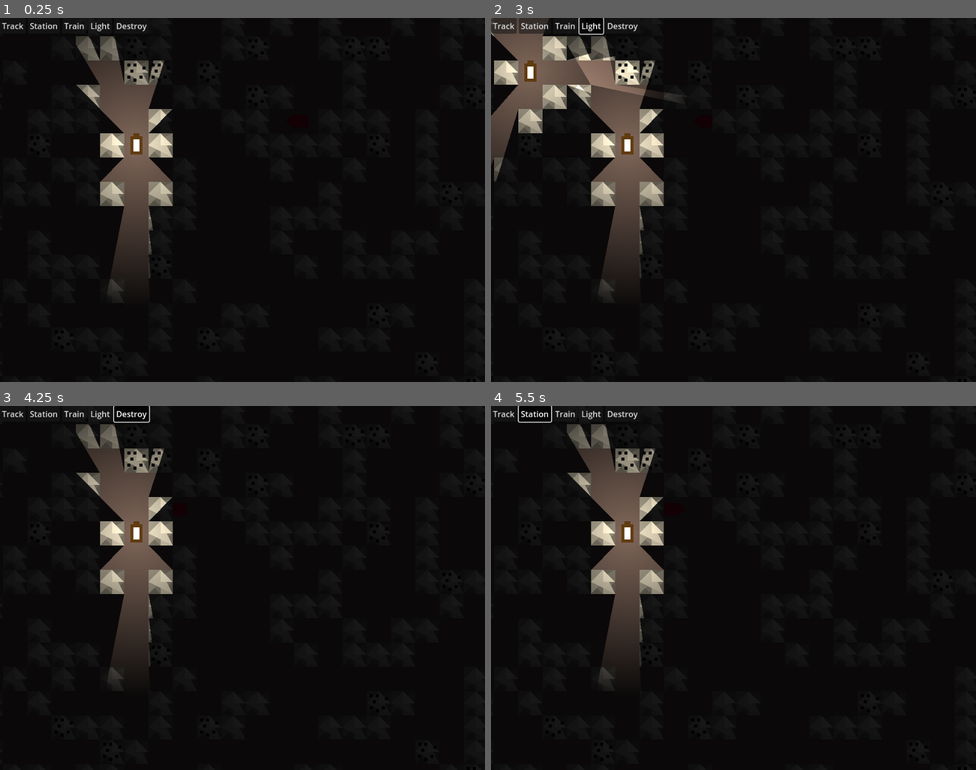
Above: before the commit, frames 1-4 (two rows, left to right).
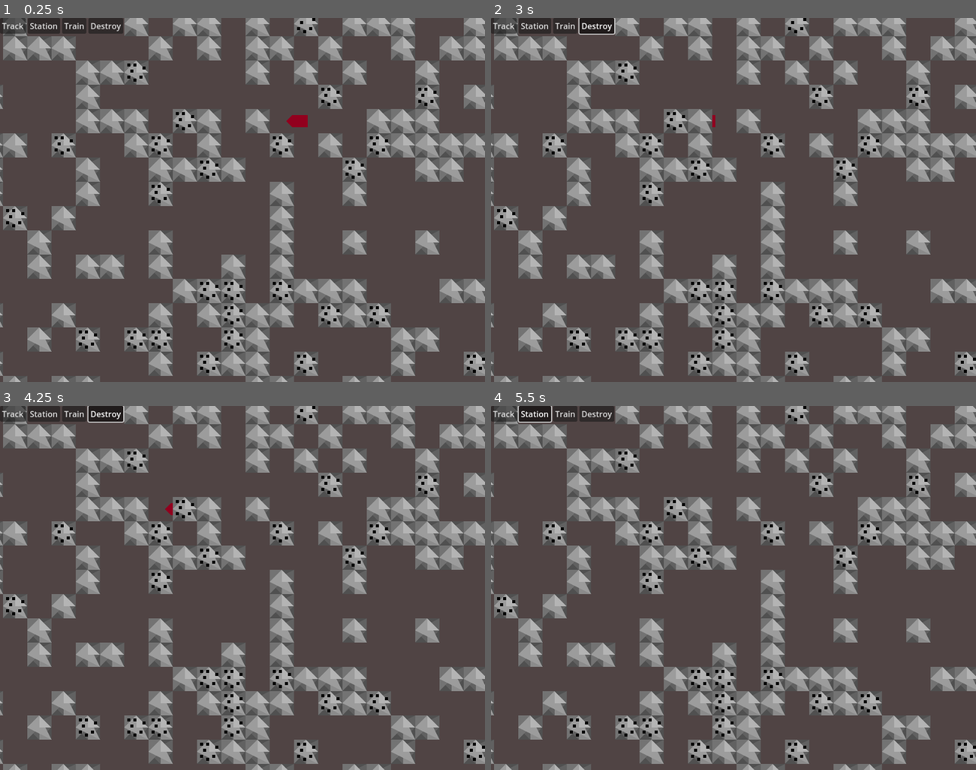
Above: after the commit, the same moments.

Repository: Godsmith/trainfinity3
Game: Godot game, scene res://scenes/overground.tscn
Two runs of this game, one before a commit and one after it. Both use one fixed random seed, a clock stepped at 60 frames per second and the inputs below. Before the commit the project starts from res://scenes/game.tscn.
Inputs (mouse positions are in pixels of both pictures, inside the frame that each line leads up to):
- Up to frame 1 (0.25 s): no input
- Up to frame 2 (3 s): click "Track" at 0.5 s; click "Station" at 1.25 s; click "Train" at 2 s; click (592, 25) at 2.75 s, where only the run before the commit has a clickable "Light"
- Up to frame 3 (4.25 s): click "Destroy" at 3.5 s
- Up to frame 4 (5.5 s): click "Track" at 4.25 s; click "Station" at 5 s

The runs differ from the first frame. In frame 1, 96% of the frame differs, in the area x 0-100%, y 0-100%; in frame 2, 95%; in frame 3, 96%; in frame 4, 96%.

Commit message:
Separate game.gd from overground and create underground scene with light

Diff:
--- a/scenes/game.tscn
+++ /dev/null
@@ -1,116 +0,0 @@
-[gd_scene load_steps=13 format=3 uid="uid://bdv5fulluq6xw"]
-
-[ext_resource type="Script" uid="uid://cbs73qrun6sj4" path="res://scripts/game.gd" id="1_lbhrr"]
-[ext_resource type="Script" uid="uid://d070mqp5unjky" path="res://scripts/camera_2d.gd" id="2_p57ef"]
-[ext_resource type="PackedScene" uid="uid://b2t1f8rkw52mt" path="res://scenes/train.tscn" id="2_yqjtg"]
-[ext_resource type="PackedScene" uid="uid://rq8dlyspro46" path="res://scenes/track.tscn" id="5_iywne"]
-[ext_resource type="PackedScene" uid="uid://b1064yqqmy7mf" path="res://scenes/station.tscn" id="6_p57ef"]
-[ext_resource type="PackedScene" uid="uid://cxgimf5dgovcu" path="res://scenes/light.tscn" id="7_gee14"]
-[ext_resource type="PackedScene" uid="uid://ddwk7q8585at4" path="res://scenes/wall.tscn" id="7_u5sy4"]
-[ext_resource type="Script" uid="uid://bk3wlpgvcqbqe" path="res://scripts/ore.gd" id="8_0tnpc"]
-[ext_resource type="PackedScene" uid="uid://c2ywi6j0mxjc5" path="res://scenes/ore.tscn" id="9_vtaks"]
-
-[sub_resource type="ButtonGroup" id="ButtonGroup_lbhrr"]
-
-[sub_resource type="Curve2D" id="Curve2D_lbhrr"]
-_data = {
-"points": PackedVector2Array(0, 0, 0, 0, 80, -32, 0, 0, 0, 0, -16, -32)
-}
-point_count = 2
-
-[sub_resource type="ShaderMaterial" id="ShaderMaterial_0tnpc"]
-
-[node name="Game" type="Node2D"]
-script = ExtResource("1_lbhrr")
-
-[node name="CanvasLayer" type="CanvasLayer" parent="."]
-
-[node name="HBoxContainer" type="HBoxContainer" parent="CanvasLayer"]
-offset_right = 89.0
-offset_bottom = 31.0
-
-[node name="TrackButton" type="Button" parent="CanvasLayer/HBoxContainer"]
-layout_mode = 2
-toggle_mode = true
-button_group = SubResource("ButtonGroup_lbhrr")
-text = "Track"
-
-[node name="StationButton" type="Button" parent="CanvasLayer/HBoxContainer"]
-layout_mode = 2
-toggle_mode = true
-button_group = SubResource("ButtonGroup_lbhrr")
-text = "Station"
-
-[node name="TrainButton" type="Button" parent="CanvasLayer/HBoxContainer"]
-layout_mode = 2
-toggle_mode = true
-button_group = SubResource("ButtonGroup_lbhrr")
-text = "Train"
-
-[node name="LightButton" type="Button" parent="CanvasLayer/HBoxContainer"]
-layout_mode = 2
-toggle_mode = true
-button_group = SubResource("ButtonGroup_lbhrr")
-text = "Light"
-
-[node name="DestroyButton" type="Button" parent="CanvasLayer/HBoxContainer"]
-layout_mode = 2
-toggle_mode = true
-button_group = SubResource("ButtonGroup_lbhrr")
-text = "Destroy"
-
-[node name="Polygon2D" type="Polygon2D" parent="."]
-z_index = -1
-position = Vector2(-16, 0)
-color = Color(0.314105, 0.268899, 0.268889, 1)
-polygon = PackedVector2Array(-1008, -1024, -1008, 959.32, -1008, 1024, 1040, 1024, 1040, -1024)
-
-[node name="Camera2D" type="Camera2D" parent="."]
-position = Vector2(38, 20)
-zoom = Vector2(3, 3)
-script = ExtResource("2_p57ef")
-
-[node name="GhostTrack" parent="." instance=ExtResource("5_iywne")]
-visible = false
-modulate = Color(1, 1, 1, 0.501961)
-position = Vector2(-88, 104)
-
-[node name="GhostStation" parent="." instance=ExtResource("6_p57ef")]
-visible = false
-modulate = Color(1, 1, 1, 0.501961)
-position = Vector2(-96, 56)
-is_ghost = true
-
-[node name="GhostLight" parent="." instance=ExtResource("7_gee14")]
-visible = false
-position = Vector2(-96, -64)
-
-[node name="Train" parent="." instance=ExtResource("2_yqjtg")]
-curve = SubResource("Curve2D_lbhrr")
-
-[node name="Wall" parent="." instance=ExtResource("7_u5sy4")]
-position = Vector2(0, 16)
-
-[node name="Wall2" parent="." instance=ExtResource("7_u5sy4")]
-position = Vector2(-16, 16)
-
-[node name="Sprite2D" type="Sprite2D" parent="."]
-material = SubResource("ShaderMaterial_0tnpc")
-position = Vector2(-64, 80)
-
-[node name="CanvasModulate" type="CanvasModulate" parent="."]
-color = Color(0.125911, 0.125911, 0.125911, 1)
-
-[node name="Light" parent="." instance=ExtResource("7_gee14")]
-position = Vector2(-32, -16)
-script = ExtResource("8_0tnpc")
-ore_type = 0
-
-[node name="Ore" parent="." instance=ExtResource("9_vtaks")]
-position = Vector2(-16, 16)
-
-[connection signal="toggled" from="CanvasLayer/HBoxContainer/TrackButton" to="." method="_on_trackbutton_toggled"]
-[connection signal="toggled" from="CanvasLayer/HBoxContainer/StationButton" to="." method="_on_stationbutton_toggled"]
-[connection signal="toggled" from="CanvasLayer/HBoxContainer/TrainButton" to="." method="_on_trainbutton_toggled"]
-[connection signal="toggled" from="CanvasLayer/HBoxContainer/LightButton" to="." method="_on_light_button_toggled"]
-[connection signal="toggled" from="CanvasLayer/HBoxContainer/DestroyButton" to="." method="_on_destroybutton_toggled"]
--- /dev/null
+++ b/scenes/gui.tscn
@@ -0,0 +1,40 @@
+[gd_scene load_steps=2 format=3 uid="uid://vyo6h6rte1xu"]
+
+[sub_resource type="ButtonGroup" id="ButtonGroup_lbhrr"]
+
+[node name="Gui" type="CanvasLayer"]
+
+[node name="HBoxContainer" type="HBoxContainer" parent="."]
+offset_right = 89.0
+offset_bottom = 31.0
+
+[node name="TrackButton" type="Button" parent="HBoxContainer"]
+layout_mode = 2
+toggle_mode = true
+button_group = SubResource("ButtonGroup_lbhrr")
+text = "Track"
+
+[node name="StationButton" type="Button" parent="HBoxContainer"]
+layout_mode = 2
+toggle_mode = true
+button_group = SubResource("ButtonGroup_lbhrr")
+text = "Station"
+
+[node name="TrainButton" type="Button" parent="HBoxContainer"]
+layout_mode = 2
+toggle_mode = true
+button_group = SubResource("ButtonGroup_lbhrr")
+text = "Train"
+
+[node name="LightButton" type="Button" parent="HBoxContainer"]
+visible = false
+layout_mode = 2
+toggle_mode = true
+button_group = SubResource("ButtonGroup_lbhrr")
+text = "Light"
+
+[node name="DestroyButton" type="Button" parent="HBoxContainer"]
+layout_mode = 2
+toggle_mode = true
+button_group = SubResource("ButtonGroup_lbhrr")
+text = "Destroy"
--- /dev/null
+++ b/scenes/overground.tscn
@@ -0,0 +1,49 @@
+[gd_scene load_steps=9 format=3 uid="uid://bdv5fulluq6xw"]
+
+[ext_resource type="Script" uid="uid://cqw467o78e8bf" path="res://scripts/overground.gd" id="1_u5idq"]
+[ext_resource type="PackedScene" uid="uid://vyo6h6rte1xu" path="res://scenes/gui.tscn" id="2_lgfhw"]
+[ext_resource type="Script" uid="uid://d070mqp5unjky" path="res://scripts/camera_2d.gd" id="3_mg5ko"]
+[ext_resource type="PackedScene" uid="uid://rq8dlyspro46" path="res://scenes/track.tscn" id="4_tl2kb"]
+[ext_resource type="PackedScene" uid="uid://b1064yqqmy7mf" path="res://scenes/station.tscn" id="5_ilnf8"]
+[ext_resource type="PackedScene" uid="uid://cxgimf5dgovcu" path="res://scenes/light.tscn" id="6_6dr8u"]
+[ext_resource type="PackedScene" uid="uid://b2t1f8rkw52mt" path="res://scenes/train.tscn" id="7_o5urb"]
+
+[sub_resource type="Curve2D" id="Curve2D_lbhrr"]
+_data = {
+"points": PackedVector2Array(0, 0, 0, 0, 80, -32, 0, 0, 0, 0, -16, -32)
+}
+point_count = 2
+
+[node name="Overground" type="Node2D"]
+script = ExtResource("1_u5idq")
+
+[node name="Camera2D" type="Camera2D" parent="."]
+position = Vector2(38, 20)
+zoom = Vector2(3, 3)
+script = ExtResource("3_mg5ko")
+
+[node name="Gui" parent="." instance=ExtResource("2_lgfhw")]
+
+[node name="Background" type="Polygon2D" parent="."]
+z_index = -1
+position = Vector2(-16, 0)
+color = Color(0.314105, 0.268899, 0.268889, 1)
+polygon = PackedVector2Array(-1008, -1024, -1008, 959.32, -1008, 1024, 1040, 1024, 1040, -1024)
+
+[node name="GhostTrack" parent="." instance=ExtResource("4_tl2kb")]
+visible = false
+modulate = Color(1, 1, 1, 0.501961)
+position = Vector2(-88, 104)
+
+[node name="GhostStation" parent="." instance=ExtResource("5_ilnf8")]
+visible = false
+modulate = Color(1, 1, 1, 0.501961)
+position = Vector2(-96, 56)
+is_ghost = true
+
+[node name="GhostLight" parent="." instance=ExtResource("6_6dr8u")]
+visible = false
+position = Vector2(-96, -64)
+
+[node name="Train" parent="." instance=ExtResource("7_o5urb")]
+curve = SubResource("Curve2D_lbhrr")
--- /dev/null
+++ b/scenes/underground.tscn
@@ -0,0 +1,48 @@
+[gd_scene load_steps=8 format=3 uid="uid://s0oc52imgck4"]
+
+[ext_resource type="Script" uid="uid://brgjmqfhds48i" path="res://scripts/underground.gd" id="1_cpwbu"]
+[ext_resource type="PackedScene" uid="uid://vyo6h6rte1xu" path="res://scenes/gui.tscn" id="2_6vnne"]
+[ext_resource type="Script" uid="uid://d070mqp5unjky" path="res://scripts/camera_2d.gd" id="2_iubgi"]
+[ext_resource type="PackedScene" uid="uid://rq8dlyspro46" path="res://scenes/track.tscn" id="3_6vnne"]
+[ext_resource type="PackedScene" uid="uid://b1064yqqmy7mf" path="res://scenes/station.tscn" id="4_x50qk"]
+[ext_resource type="PackedScene" uid="uid://cxgimf5dgovcu" path="res://scenes/light.tscn" id="5_4b2bf"]
+[ext_resource type="Script" uid="uid://bk3wlpgvcqbqe" path="res://scripts/ore.gd" id="6_dikfm"]
+
+[node name="Underground" type="Node2D"]
+script = ExtResource("1_cpwbu")
+
+[node name="Camera2D" type="Camera2D" parent="."]
+position = Vector2(38, 20)
+zoom = Vector2(3, 3)
+script = ExtResource("2_iubgi")
+
+[node name="Gui" parent="." instance=ExtResource("2_6vnne")]
+
+[node name="Background" type="Polygon2D" parent="."]
+z_index = -1
+position = Vector2(-16, 0)
+color = Color(0.314105, 0.268899, 0.268889, 1)
+polygon = PackedVector2Array(-1008, -1024, -1008, 959.32, -1008, 1024, 1040, 1024, 1040, -1024)
+
+[node name="GhostTrack" parent="." instance=ExtResource("3_6vnne")]
+visible = false
+modulate = Color(1, 1, 1, 0.501961)
+position = Vector2(-88, 104)
+
+[node name="GhostStation" parent="." instance=ExtResource("4_x50qk")]
+visible = false
+modulate = Color(1, 1, 1, 0.501961)
+position = Vector2(-96, 56)
+is_ghost = true
+
+[node name="GhostLight" parent="." instance=ExtResource("5_4b2bf")]
+visible = false
+position = Vector2(-96, -64)
+
+[node name="CanvasModulate" type="CanvasModulate" parent="."]
+color = Color(0.125911, 0.125911, 0.125911, 1)
+
+[node name="Light" parent="." instance=ExtResource("5_4b2bf")]
+position = Vector2(-32, -16)
+script = ExtResource("6_dikfm")
+ore_type = 0
--- a/scripts/game.gd
+++ b/scripts/game.gd
@@ -59,6 +59,11 @@
 
 
 func _ready():
+	$Gui/HBoxContainer/TrackButton.connect("toggled", _on_trackbutton_toggled)
+	$Gui/HBoxContainer/StationButton.connect("toggled", _on_stationbutton_toggled)
+	$Gui/HBoxContainer/TrainButton.connect("toggled", _on_trainbutton_toggled)
+	$Gui/HBoxContainer/LightButton.connect("toggled", _on_lightbutton_toggled)
+	$Gui/HBoxContainer/DestroyButton.connect("toggled", _on_destroybutton_toggled)
 	_generate_map()
 
 
@@ -176,7 +181,7 @@
 func _on_trainbutton_toggled(toggled_on: bool) -> void:
 	_change_gui_state(GUI_STATE.TRAIN1 if toggled_on else GUI_STATE.NONE)
 
-func _on_light_button_toggled(toggled_on: bool) -> void:
+func _on_lightbutton_toggled(toggled_on: bool) -> void:
 	_change_gui_state(GUI_STATE.LIGHT if toggled_on else GUI_STATE.NONE)
 
 func _on_destroybutton_toggled(toggled_on: bool) -> void:
--- /dev/null
+++ b/scripts/overground.gd
@@ -0,0 +1,5 @@
+extends "game.gd"
+
+func _ready():
+	super._ready()
+	$Gui/HBoxContainer/LightButton.visible = false
--- /dev/null
+++ b/scripts/underground.gd
@@ -0,0 +1 @@
+extends "game.gd"
Not shown, added: scripts/overground.gd.uid
Not shown, added: scripts/underground.gd.uid
